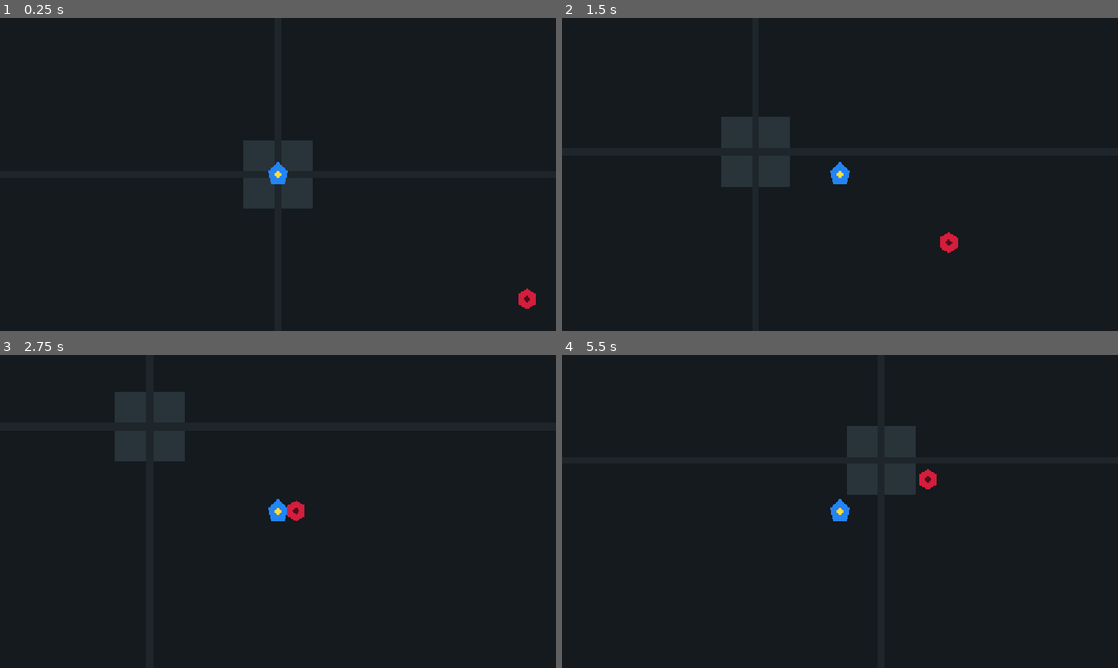
Above: before the commit, frames 1-4 (two rows, left to right).
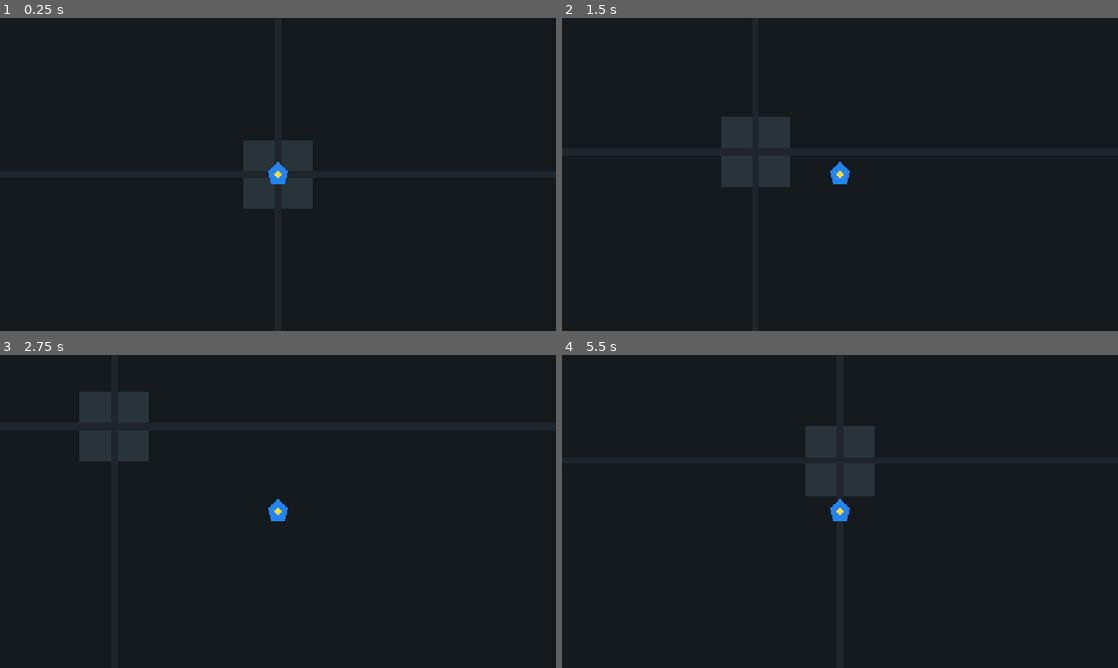
Above: after the commit, the same moments.

Repository: StanisRyz/SuperHeroes
Game: Godot game, scene res://scenes/main/Main.tscn
The game is run twice, just before and just after one commit, with the same random seed, the same clock (stepped at 60 frames per second) and the same inputs.
Inputs:
- Up to frame 1 (0.25 s): no input
- Up to frame 2 (1.5 s): hold D (move_right) 0.53-1.28 s; hold S (move_down) from 1.28 s (still down)
- Up to frame 3 (2.75 s): release S (move_down) at 2.03 s; hold D (move_right) from 2.03 s (still down)
- Up to frame 4 (5.5 s): release D (move_right) at 2.78 s; hold W (move_up) 2.78-3.53 s; hold Left (move_left) 3.53-5.03 s; hold S (move_down) from 5.03 s (still down)

The runs differ from the first frame. In frame 1, 0.2% of the frame differs, in the area x 93-97%, y 86-93%; in frame 2, 0.2%; in frame 3, 2.4%; in frame 4, 2.7%, in the area x 43-68%, y 22-46%.

Commit message:
Add basic enemy spawner foundation.
Adds a simple timer-based EnemySpawner that creates chasing enemies inside the arena bounds, avoids spawning too close to the player, and respects a max alive enemy limit. Keeps the patch focused on spawning foundation without adding combat, HP, damage, death, XP, upgrades, active abilities, HUD, mobile controls, or Yandex SDK integration.

Diff:
--- /dev/null
+++ b/scenes/enemies/EnemySpawner.gd
@@ -0,0 +1,75 @@
+extends Node
+
+const NO_SPAWN_POSITION := Vector2(1.0e20, 1.0e20)
+
+@export var enemy_scene: PackedScene
+@export var spawn_interval: float = 1.5
+@export var max_alive_enemies: int = 12
+@export var min_spawn_distance_from_player: float = 500.0
+@export var max_spawn_attempts: int = 12
+
+var player: Node2D
+var playable_rect: Rect2
+var enemy_container: Node
+
+@onready var spawn_timer: Timer = $SpawnTimer
+
+func _ready() -> void:
+	spawn_timer.timeout.connect(_on_spawn_timer_timeout)
+	spawn_timer.wait_time = spawn_interval
+	spawn_timer.one_shot = false
+
+
+func setup(new_player: Node2D, new_playable_rect: Rect2, new_enemy_container: Node) -> void:
+	player = new_player
+	playable_rect = new_playable_rect
+	enemy_container = new_enemy_container
+
+	spawn_timer.wait_time = spawn_interval
+	if _can_spawn():
+		spawn_timer.start()
+
+
+func _on_spawn_timer_timeout() -> void:
+	if not _can_spawn():
+		return
+
+	if enemy_container.get_child_count() >= max_alive_enemies:
+		return
+
+	var spawn_position: Vector2 = _find_spawn_position()
+	if spawn_position == NO_SPAWN_POSITION:
+		return
+
+	var enemy_node := enemy_scene.instantiate()
+	if not enemy_node is Node2D:
+		push_warning("EnemySpawner enemy_scene root must be Node2D.")
+		enemy_node.queue_free()
+		return
+
+	var enemy := enemy_node as Node2D
+	enemy_container.add_child(enemy)
+	enemy.global_position = spawn_position
+	enemy.add_to_group("enemies")
+
+	if enemy.has_method("set_target"):
+		enemy.set_target(player)
+	else:
+		push_warning("Spawned enemy does not implement set_target(new_target).")
+
+
+func _can_spawn() -> bool:
+	return enemy_scene != null and is_instance_valid(player) and is_instance_valid(enemy_container)
+
+
+func _find_spawn_position() -> Vector2:
+	for attempt in range(max_spawn_attempts):
+		var point := Vector2(
+			randf_range(playable_rect.position.x, playable_rect.end.x),
+			randf_range(playable_rect.position.y, playable_rect.end.y)
+		)
+
+		if point.distance_to(player.global_position) >= min_spawn_distance_from_player:
+			return point
+
+	return NO_SPAWN_POSITION
--- /dev/null
+++ b/scenes/enemies/EnemySpawner.tscn
@@ -0,0 +1,10 @@
+[gd_scene load_steps=3 format=3 uid="uid://enemy_spawner_scene_superheroes"]
+
+[ext_resource type="Script" path="res://scenes/enemies/EnemySpawner.gd" id="1_spawner_script"]
+[ext_resource type="PackedScene" path="res://scenes/enemies/Enemy.tscn" id="2_enemy"]
+
+[node name="EnemySpawner" type="Node"]
+script = ExtResource("1_spawner_script")
+enemy_scene = ExtResource("2_enemy")
+
+[node name="SpawnTimer" type="Timer" parent="."]
--- a/scenes/game/Arena.gd
+++ b/scenes/game/Arena.gd
@@ -3,7 +3,8 @@
 @export var arena_size: Vector2 = Vector2(4000.0, 4000.0)
 
 @onready var player: Node = get_node_or_null("Player")
-@onready var test_enemy: Node = get_node_or_null("TestEnemy")
+@onready var enemy_container: Node = get_node_or_null("EnemyContainer")
+@onready var enemy_spawner: Node = get_node_or_null("EnemySpawner")
 
 func _ready() -> void:
 	var playable_rect := get_playable_rect()
@@ -22,12 +23,14 @@
 	else:
 		push_warning("Player does not implement set_camera_limits(rect).")
 
-	if test_enemy == null:
-		push_warning("Arena could not find TestEnemy node to apply target.")
-	elif test_enemy.has_method("set_target"):
-		test_enemy.set_target(player)
+	if enemy_container == null:
+		push_warning("Arena could not find EnemyContainer node for spawned enemies.")
+	elif enemy_spawner == null:
+		push_warning("Arena could not find EnemySpawner node.")
+	elif enemy_spawner.has_method("setup"):
+		enemy_spawner.setup(player, playable_rect, enemy_container)
 	else:
-		push_warning("TestEnemy does not implement set_target(new_target).")
+		push_warning("EnemySpawner does not implement setup(player, playable_rect, enemy_container).")
 
 
 func get_playable_rect() -> Rect2:
--- a/scenes/game/Arena.tscn
+++ b/scenes/game/Arena.tscn
@@ -2,7 +2,7 @@
 
 [ext_resource type="PackedScene" path="res://scenes/player/Player.tscn" id="1_player"]
 [ext_resource type="Script" path="res://scenes/game/Arena.gd" id="1_arena_script"]
-[ext_resource type="PackedScene" path="res://scenes/enemies/Enemy.tscn" id="2_enemy"]
+[ext_resource type="PackedScene" path="res://scenes/enemies/EnemySpawner.tscn" id="2_enemy_spawner"]
 
 [node name="Arena" type="Node2D"]
 script = ExtResource("1_arena_script")
@@ -25,5 +25,6 @@
 
 [node name="Player" parent="." instance=ExtResource("1_player")]
 
-[node name="TestEnemy" parent="." instance=ExtResource("2_enemy")]
-position = Vector2(600, 300)
+[node name="EnemyContainer" type="Node" parent="."]
+
+[node name="EnemySpawner" parent="." instance=ExtResource("2_enemy_spawner")]
Not shown, added: scenes/enemies/EnemySpawner.gd.uid
